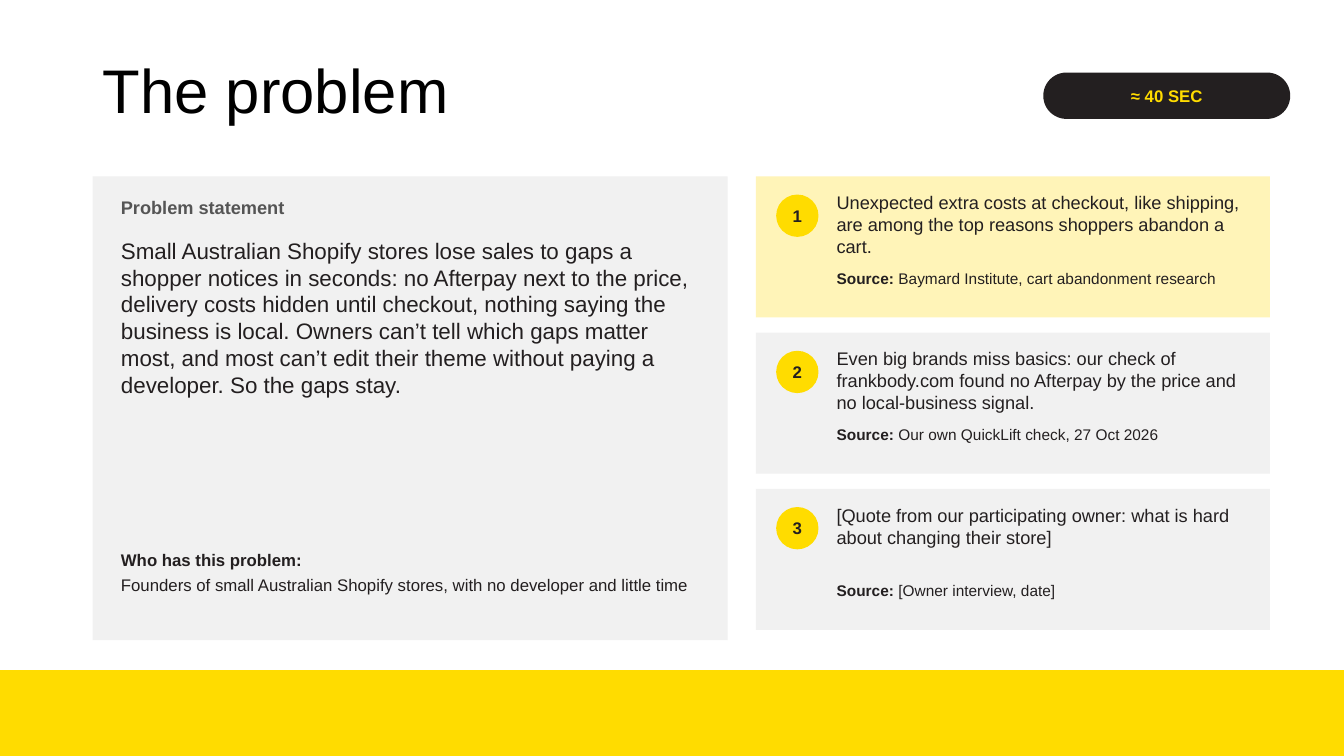
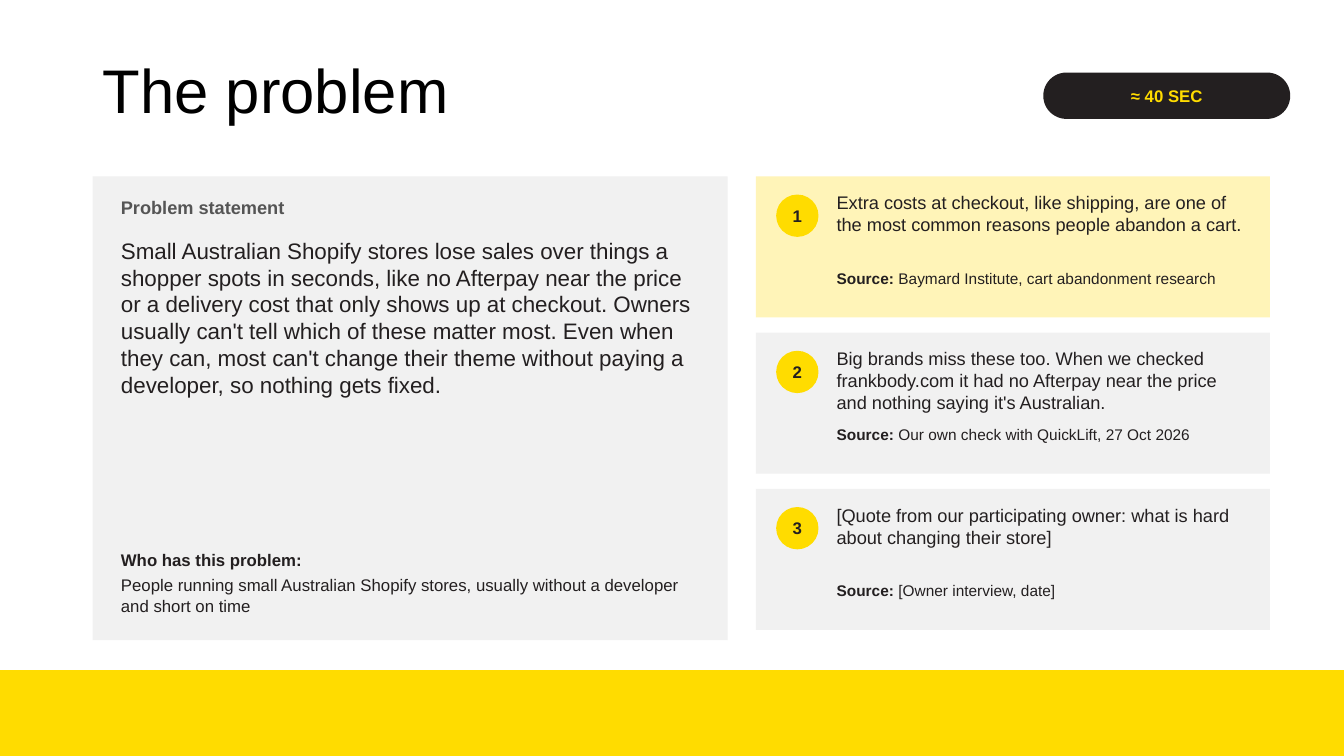
Before and after one commit to NickWG113/shopfix-au, a slide deck: slide 2 of docs/presentation/QuickLift-Week7-PoC.pptx. Drawn at 1344x756 pixels with LibreOffice and Linux fonts; fonts in the diff are those of the drawing; background and template pictures are left out. Boxes give left, top, right and bottom in pixels: in the first picture for what was removed or moved away, otherwise in the second. Text is boxed around its words. In the diff, an @@ line names an element or a change of style, - is before the commit and + after.

```diff
--- a/docs/presentation/QuickLift-Week7-PoC.pptx
+++ b/docs/presentation/QuickLift-Week7-PoC.pptx
@@ text at (837, 195, 1241, 235): text changed @@
-Unexpected extra costs at checkout, like shipping, are among the top reasons shoppers abandon a cart.
+Extra costs at checkout, like shipping, are one of the most common reasons people abandon a cart.
@@ text at (121, 242, 690, 398): text changed @@
-Small Australian Shopify stores lose sales to gaps a shopper notices in seconds: no Afterpay next to the price, delivery costs hidden until checkout, nothing saying the business is local. Owners can’t tell which gaps matter most, and most can’t edit their theme without paying a developer. So the gaps stay.
+Small Australian Shopify stores lose sales over things a shopper spots in seconds, like no Afterpay near the price or a delivery cost that only shows up at checkout. Owners usually can't tell which of these matter most. Even when they can, most can't change their theme without paying a developer, so nothing gets fixed.
@@ text at (837, 351, 1216, 413): text changed @@
-Even big brands miss basics: our check of frankbody.com found no Afterpay by the price and no local-business signal.
+Big brands miss these too. When we checked frankbody.com it had no Afterpay near the price and nothing saying it's Australian.
@@ text at (837, 429, 1190, 443): text changed @@
-Source: Our own QuickLift check, 27 Oct 2026
+Source: Our own check with QuickLift, 27 Oct 2026
@@ text at (121, 579, 679, 612): text changed @@
-Founders of small Australian Shopify stores, with no developer and little time
+People running small Australian Shopify stores, usually without a developer and short on time
```
Also in this commit, not shown: 6 other slides changed.
